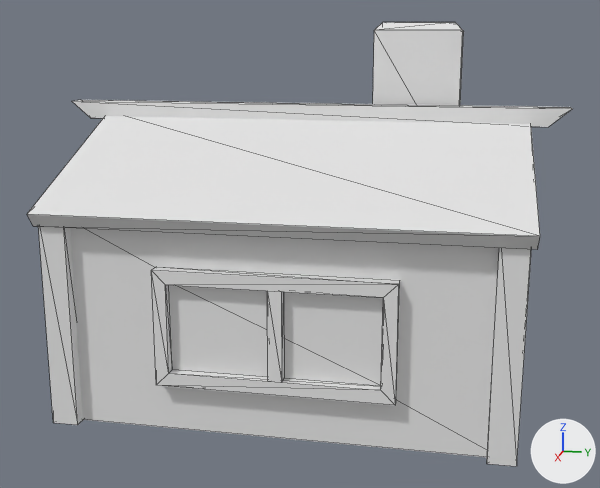
Before and after pictures for a commit that changed the glTF model BasicHouse.glb.
Before and after are seen from a 50 mm camera at (5.21, 0.98, 1.19) aimed at (0.07, -0.05, -0.1). The axes (+X, +Y, +Z) are drawn at lower right. The lights are the same throughout. Mesh edges are drawn as thin lines. Vertices at the same position are counted once.

Objects in the first picture: 'BasicHouse', 'BasicHouseRoof', 'BasicHouseWindows'.
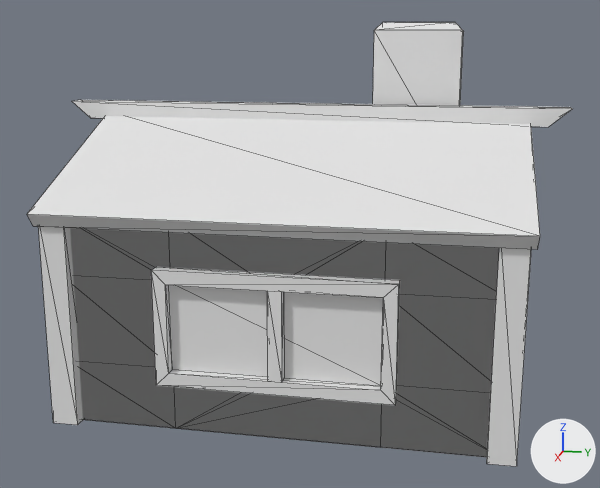
Pixel boxes [x1, y1, x2, y2] of what changed, in the pictures (600 x 488 px):
part 1 of me_cube, added
    after: [71, 228, 499, 457]

The change in detail:
me_cube is used by ob_basichouse; location (0.0, 0.0, 0.0).
me_cube had 34 vertices, 42 faces and spanned x -1.08..1.07, y -1.33..1.32, z -1.0..0.57.
me_cube now has 50 vertices, 64 faces and spans x -1.08..1.07, y -1.33..1.32, z -1.0..0.57.
Part 1, on me_cube:
10 vertices are added at x 1.0, y -1.25..1.25, z -1.0..0.25.
6 new vertices lie (0.0, 0.0, 0.52) away from vertices in x 1.0, y -1.25..1.25, z -0.63.
22 new faces join them.
